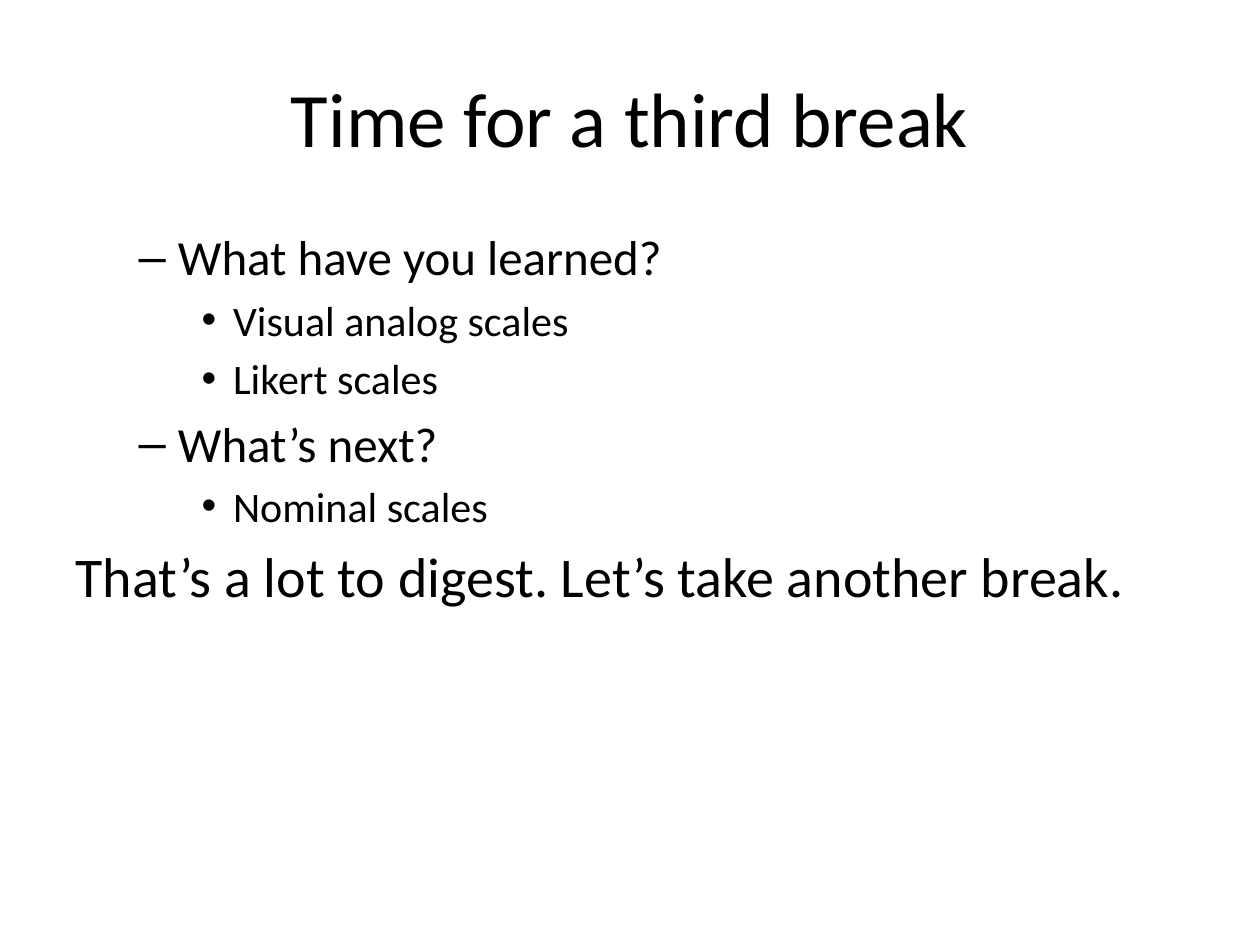
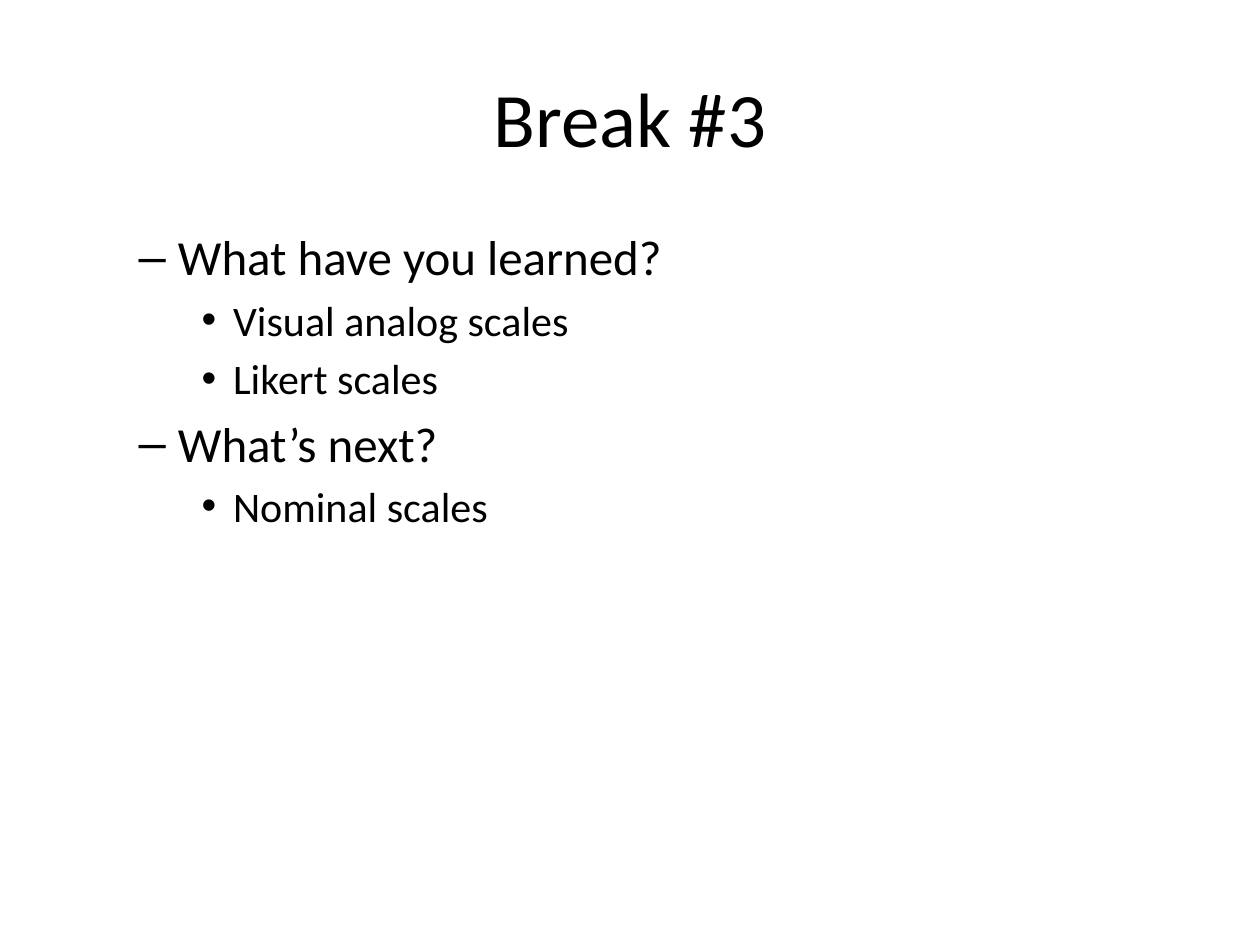
Before and after one commit to pmean/classes, a slide deck: slide 22 of clinical-research-methodology/results/video10-data-collection.pptx. Drawn at 1260x945 pixels with LibreOffice and Linux fonts; fonts in the diff are those of the drawing. Boxes give left, top, right and bottom in pixels: in the first picture for what was removed or moved away, otherwise in the second. Text is boxed around its words. In the diff, an @@ line names an element or a change of style, - is before the commit and + after.

```diff
--- a/clinical-research-methodology/results/video10-data-collection.pptx
+++ b/clinical-research-methodology/results/video10-data-collection.pptx
@@ title at box(494, 93, 766, 148): text changed @@
-Time for a third break
+Break #3
@@ text at box(76, 557, 1123, 607): paragraph removed @@
-That’s a lot to digest. Let’s take another break.
```
Also in this commit, not shown: 5 other slides changed, 4 slides added, 1 other file.
